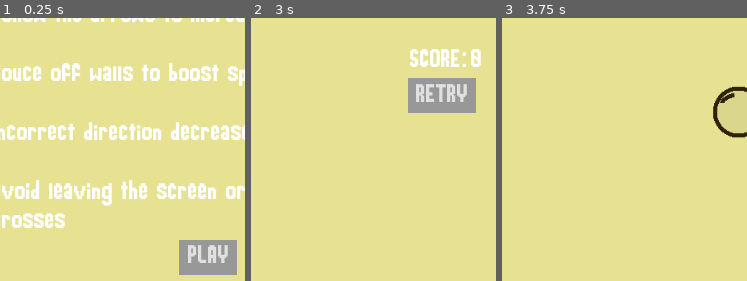
Above: before the commit, frames 1-3 (left to right).
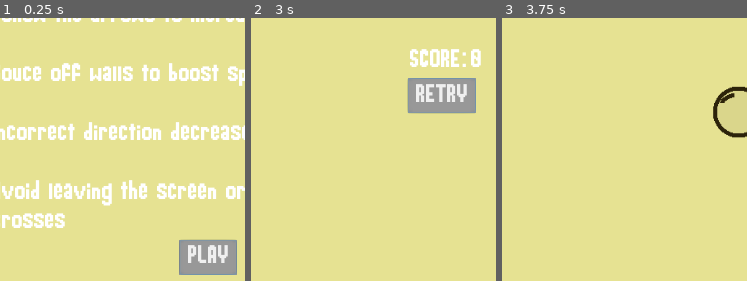
Above: after the commit, the same moments.

Repository: beep-boop-robot/bounce
Game: Godot game, scene res://Game.tscn
Two runs of this game, one before a commit and one after it. Both use one fixed random seed, a clock stepped at 60 frames per second and the inputs below. Before the commit the project has no main scene; this scene is started directly in both runs.
Inputs:
- Up to frame 1 (0.25 s): no input
- Up to frame 2 (3 s): click "PLAY" at 0.5 s; tap Enter at 1.25 s; hold Right (ui_right) 1.28-2.03 s; hold Left (ui_left) 2.03-2.78 s; hold Right (ui_right) from 2.78 s (still down)
- Up to frame 3 (3.75 s): release Right (ui_right) at 3.5 s; click "RETRY" at 3.5 s
The pictures show only the part of the screen within x 2-52%, y 50-100%; the shares and areas given below are measured in that part.

The runs differ from the first frame. In frame 1, 0.2% of the frame differs, in the area x 73-97%, y 84-98%; in frame 2, 0.3%, in the area x 63-92%, y 22-37%; in frame 3, nothing differs.

Commit message:
added sound

Diff:
--- a/Game.gd
+++ b/Game.gd
@@ -29,6 +29,7 @@
     add_child(ui)
 
 func _on_GameOver_retry():
+    $MainMenuSound.play()
     gos.queue_free()
     _run_game()
 
@@ -41,5 +42,6 @@
     add_child(gos)
 
 func _on_MainMenu_start():
+    $MainMenuSound.play()
     $MainMenu.queue_free()
     _run_game()
--- a/Game.tscn
+++ b/Game.tscn
@@ -1,10 +1,14 @@
-[gd_scene load_steps=3 format=2]
+[gd_scene load_steps=4 format=2]
 
 [ext_resource path="res://MainMenu.tscn" type="PackedScene" id=1]
+[ext_resource path="res://sound/start.wav" type="AudioStream" id=2]
 [ext_resource path="res://Game.gd" type="Script" id=4]
 
 [node name="Game" type="Node2D"]
 script = ExtResource( 4 )
 
 [node name="MainMenu" parent="." instance=ExtResource( 1 )]
+
+[node name="MainMenuSound" type="AudioStreamPlayer2D" parent="."]
+stream = ExtResource( 2 )
 [connection signal="start" from="MainMenu" to="." method="_on_MainMenu_start"]
--- a/GameOver.gd
+++ b/GameOver.gd
@@ -11,6 +11,7 @@
 
 # Called when the node enters the scene tree for the first time.
 func _ready():
+    $CenterContainer/VBoxContainer/CenterContainer/RetryButton.grab_focus()
     var view_size = get_viewport().size
     rect_size = Vector2(view_size.x, view_size.y)
 
--- a/MainMenu.gd
+++ b/MainMenu.gd
@@ -5,6 +5,7 @@
 
 # Called when the node enters the scene tree for the first time.
 func _ready():
+    $CenterContainer/VBoxContainer/CenterContainer/PlayButton.grab_focus()
     var view_size = get_viewport().size
     rect_size = Vector2(view_size.x, view_size.y)
 
--- a/Player.gd
+++ b/Player.gd
@@ -39,6 +39,7 @@
     var collision = move_and_collide(velocity)
 
     if collision:
+        $BounceSound.play()
         velocity = velocity.bounce(collision.normal) * bounce
 
 
--- a/Player.tscn
+++ b/Player.tscn
@@ -1,23 +1,24 @@
-[gd_scene load_steps=7 format=2]
+[gd_scene load_steps=8 format=2]
 
 [ext_resource path="res://art/player_left.png" type="Texture" id=1]
 [ext_resource path="res://Player.gd" type="Script" id=2]
 [ext_resource path="res://art/player_right.png" type="Texture" id=3]
 [ext_resource path="res://art/player_middle.png" type="Texture" id=4]
+[ext_resource path="res://sound/bounce.wav" type="AudioStream" id=5]
 
 [sub_resource type="CircleShape2D" id=1]
 radius = 42.2019
 
 [sub_resource type="SpriteFrames" id=2]
 animations = [ {
+"frames": [ ExtResource( 4 ), ExtResource( 3 ) ],
+"loop": false,
+"name": "right",
+"speed": 10.0
+}, {
 "frames": [ ExtResource( 4 ), ExtResource( 1 ) ],
 "loop": false,
 "name": "left",
-"speed": 10.0
-}, {
-"frames": [ ExtResource( 4 ), ExtResource( 3 ) ],
-"loop": false,
-"name": "right",
 "speed": 10.0
 } ]
 
@@ -36,4 +37,7 @@
 [node name="AnimatedSprite" type="AnimatedSprite" parent="."]
 frames = SubResource( 2 )
 animation = "left"
+
+[node name="BounceSound" type="AudioStreamPlayer2D" parent="."]
+stream = ExtResource( 5 )
 [connection signal="screen_exited" from="VisibilityNotifier2D" to="." method="_on_VisibilityNotifier2D_screen_exited"]
--- a/UI.gd
+++ b/UI.gd
@@ -17,7 +17,7 @@
 
 
 func _on_World_set_multiplyer(val):
-    $VBoxContainer/MultiplyerContainer/CurrentMultiplyer.text = str(val)
+    $VBoxContainer/MultiplyerContainer/CurrentMultiplyer.text = "%.1f" % val
 
 func _on_World_set_score(val):
     $VBoxContainer/ScoreContainer/CurrentScore.text = str(val)
--- a/UITheme.tres
+++ b/UITheme.tres
@@ -28,6 +28,15 @@
 Button/styles/hover = SubResource( 1 )
 Button/styles/normal = SubResource( 2 )
 Button/styles/pressed = null
+Label/colors/font_color = Color( 1, 1, 1, 1 )
+Label/colors/font_color_shadow = Color( 0, 0, 0, 0 )
+Label/colors/font_outline_modulate = Color( 1, 1, 1, 1 )
+Label/constants/line_spacing = 3
+Label/constants/shadow_as_outline = 0
+Label/constants/shadow_offset_x = 1
+Label/constants/shadow_offset_y = 1
+Label/fonts/font = ExtResource( 1 )
+Label/styles/normal = null
 RichTextLabel/colors/default_color = Color( 1, 1, 1, 1 )
 RichTextLabel/colors/font_color_selected = Color( 0.49, 0.49, 0.49, 1 )
 RichTextLabel/colors/font_color_shadow = Color( 0, 0, 0, 0 )
--- a/World.gd
+++ b/World.gd
@@ -18,7 +18,7 @@
 var wall_flip = false
 
 var score = 0
-var multiplyer = 0
+var multiplyer = 1
 
 # Called when the node enters the scene tree for the first time.
 func _ready():
@@ -42,12 +42,14 @@
 
 func _on_Box_hit_correct():
     # todo increase score based on velocity magnitude?
+    $CollectSound.play()
     multiplyer += multiplyer_per_box
     score += score_per_box * multiplyer
     emit_signal("set_score", score)
     emit_signal("set_multiplyer", multiplyer)
 
 func _on_Box_hit_incorrect():
+    $CollectSound.play()
     multiplyer -= multiplyer_per_box
     multiplyer = max(1, multiplyer)
     score += score_per_box * multiplyer
@@ -55,6 +57,7 @@
     emit_signal("set_multiplyer", multiplyer)
 
 func _on_Box_hit_invalid():
+    $BadSound.play()
     _gameover()
 
 func _on_BoxSpawner_created_boxes(boxes):
@@ -70,6 +73,7 @@
     add_child(move_to_bottom)
 
 func _on_Player_off_screen():
+    $BadSound.play()
     _gameover()
 
 func _on_ScrollSpeedTimer_timeout():
--- a/World.tscn
+++ b/World.tscn
@@ -1,9 +1,11 @@
-[gd_scene load_steps=5 format=2]
+[gd_scene load_steps=7 format=2]
 
 [ext_resource path="res://Player.tscn" type="PackedScene" id=1]
 [ext_resource path="res://WallSpawner.gd" type="Script" id=2]
 [ext_resource path="res://World.gd" type="Script" id=3]
 [ext_resource path="res://BoxSpawner.gd" type="Script" id=4]
+[ext_resource path="res://sound/collect.wav" type="AudioStream" id=5]
+[ext_resource path="res://sound/bad.wav" type="AudioStream" id=6]
 
 [node name="World" type="Node2D"]
 position = Vector2( 0, -1.36038 )
@@ -29,6 +31,12 @@
 [node name="ScrollSpeedTimer" type="Timer" parent="."]
 wait_time = 5.0
 autostart = true
+
+[node name="CollectSound" type="AudioStreamPlayer2D" parent="."]
+stream = ExtResource( 5 )
+
+[node name="BadSound" type="AudioStreamPlayer2D" parent="."]
+stream = ExtResource( 6 )
 [connection signal="off_screen" from="Player" to="." method="_on_Player_off_screen"]
 [connection signal="created_wall" from="WallSpawner" to="." method="_on_WallSpawner_created_wall"]
 [connection signal="created_boxes" from="BoxSpawner" to="." method="_on_BoxSpawner_created_boxes"]
--- a/project.godot
+++ b/project.godot
@@ -16,6 +16,7 @@
 [application]
 
 config/name="bounce"
+run/main_scene="res://Game.tscn"
 config/icon="res://icon.png"
 
 [display]
Binary file added: art/cover.png
Binary file changed: art/player.png
Not shown, added: export_presets.cfg
Binary file added: icon.png
Not shown, changed: .gitignore
Not shown, added: sound/bad.wav
Not shown, added: sound/bounce.wav
Not shown, added: sound/collect.wav
Not shown, added: sound/start.wav
